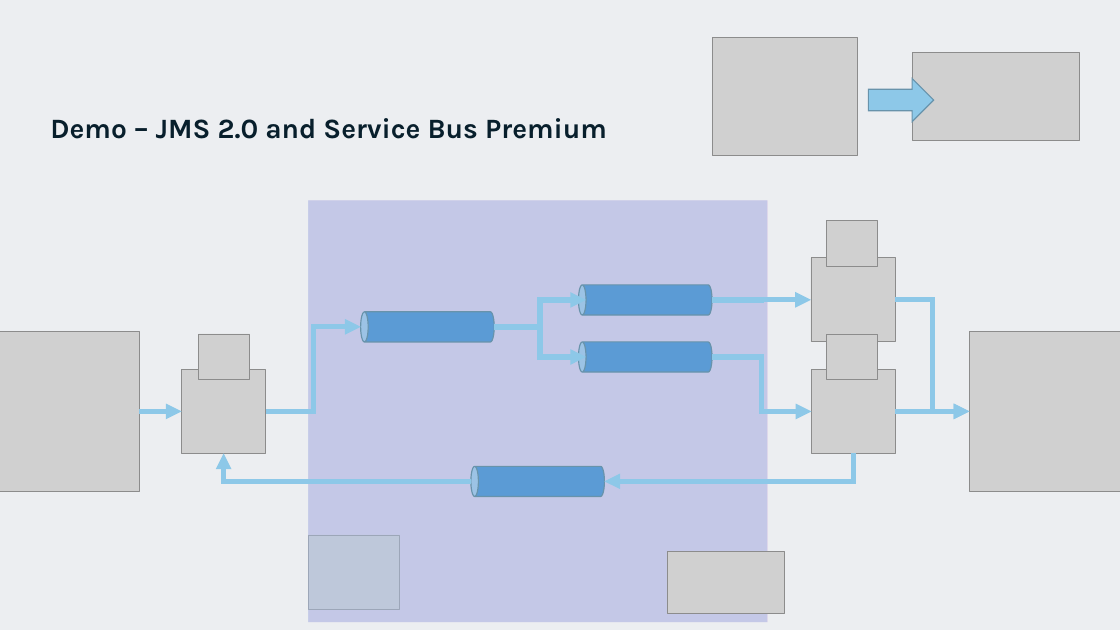
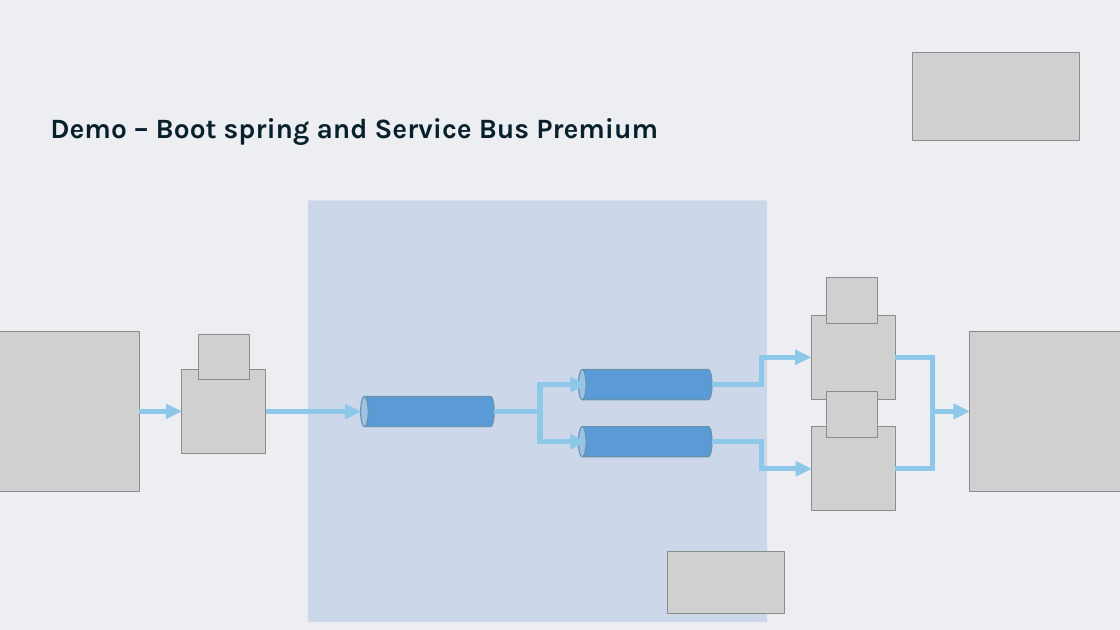
Before and after one commit to EldertGrootenboer/Migrating-your-messaging-workloads-to-the-Cloud-with-Azure-Service-Bus, a slide deck: slide 23 of Migrating your messaging workloads to the Cloud with Azure Service Bus.pptx (slide 22 before the commit). Drawn at 1120x630 pixels with LibreOffice and Linux fonts; fonts in the diff are those of the drawing; grey boxes stand for pictures; background and template pictures are left out. Boxes give left, top, right and bottom in pixels: in the first picture for what was removed or moved away, otherwise in the second. Text is boxed around its words. In the diff, an @@ line names an element or a change of style, - is before the commit and + after.

```diff
--- a/Migrating your messaging workloads to the Cloud with Azure Service Bus.pptx
+++ b/Migrating your messaging workloads to the Cloud with Azure Service Bus.pptx
@@ picture removed at (712,37,858,155) @@
@@ right arrow removed at (869,78,934,121) @@
@@ title at (50,118,658,144): text changed @@
-Demo – JMS 2.0 and Service Bus Premium
+Demo – Boot spring and Service Bus Premium
@@ rectangle removed at (308,201,768,623) @@
@@ 3 pictures: place and size @@
-3 pictures at (812,221,896,454)
+3 pictures at (812,278,896,511)
@@ elbow arrow moved from (712, 300) - (812, 300) to (712, 385) - (812, 357) @@
@@ elbow arrow moved from (896, 300) - (970, 412) to (896, 357) - (970, 412) @@
@@ elbow arrow moved from (266, 412) - (360, 327) to (266, 412) - (360, 412) @@
@@ 3 cylinders, 2 elbow arrows: place and size @@
-3 cylinders, 2 elbow arrows at (361,285,712,373)
+3 cylinders, 2 elbow arrows at (361,369,712,457)
@@ picture: place and size @@
-picture at (827,334,878,381)
+picture at (827,392,878,438)
@@ arrow removed from (896, 412) to (970, 412) @@
@@ elbow arrow added from (896, 469) to (970, 412), #8DC8E8 4.5 pt @@
@@ elbow arrow moved from (712, 357) - (812, 412) to (712, 442) - (812, 469) @@
@@ elbow arrow removed from (471, 481) to (223, 454) @@
@@ cylinder removed at (471,467,605,497) @@
@@ elbow arrow removed from (854, 454) to (605, 481) @@
@@ picture removed at (308,535,399,609) @@
```
Also in this commit, not shown: 4 other slides changed, 1 slide added.
